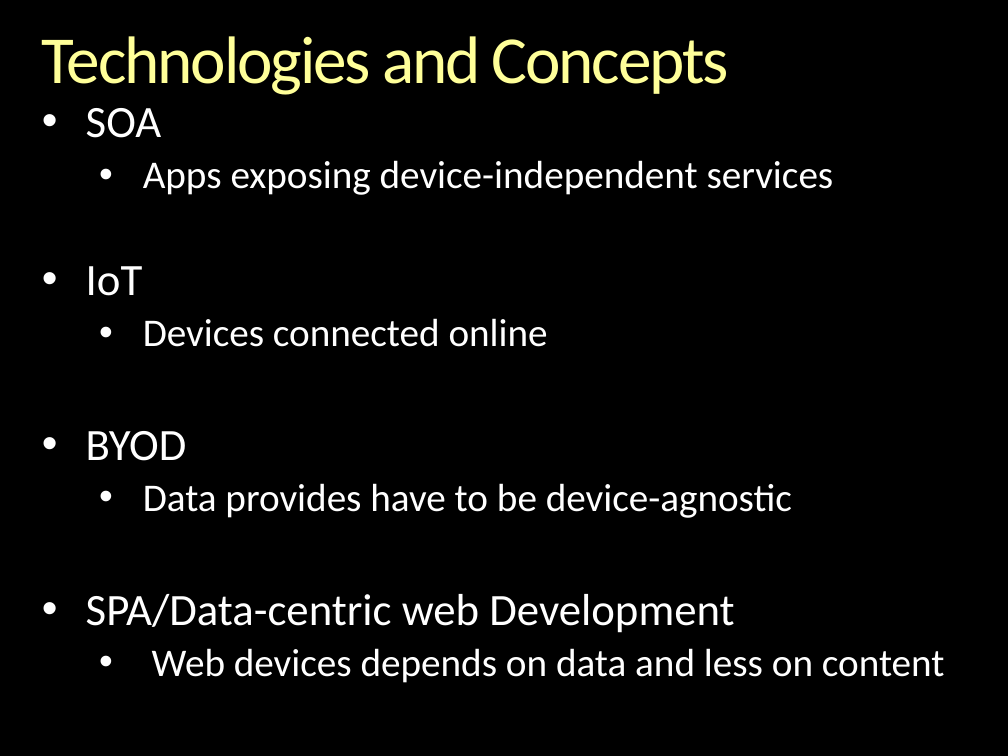
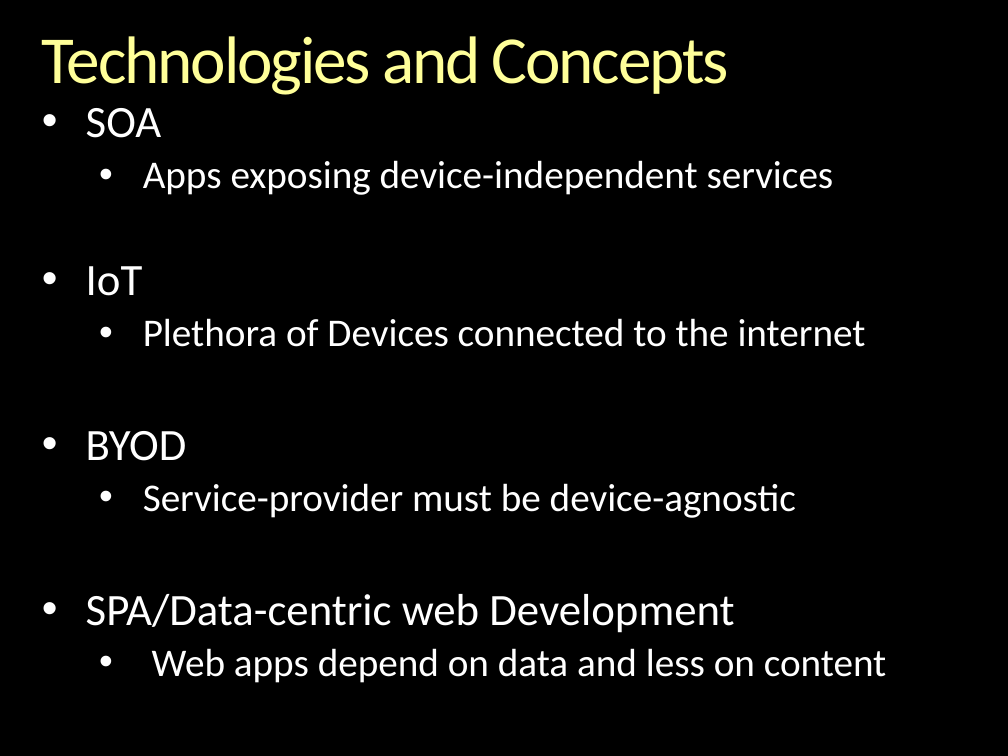
Before and after one commit to zoldello/mjjAlbumImageGallery, a slide deck: slide 4 of MySPAStyle.pptx. Drawn at 1008x756 pixels with LibreOffice and Linux fonts; fonts in the diff are those of the drawing; background and template pictures are left out. Boxes give left, top, right and bottom in pixels: in the first picture for what was removed or moved away, otherwise in the second. Text is boxed around its words. In the diff, an @@ line names an element or a change of style, - is before the commit and + after.

```diff
--- a/MySPAStyle.pptx
+++ b/MySPAStyle.pptx
@@ text at [143, 318, 866, 347]: text changed @@
-  • Devices connected online
+  • Plethora of Devices connected to the internet
@@ text at [143, 483, 796, 518]: text changed @@
-  • Data provides have to be device-agnostic
+  • Service-provider must be device-agnostic
@@ text at [152, 648, 887, 683]: text changed @@
-  • Web devices depends on data and less on content
+  • Web apps depend on data and less on content
```
Also in this commit, not shown: 7 other slides changed.
